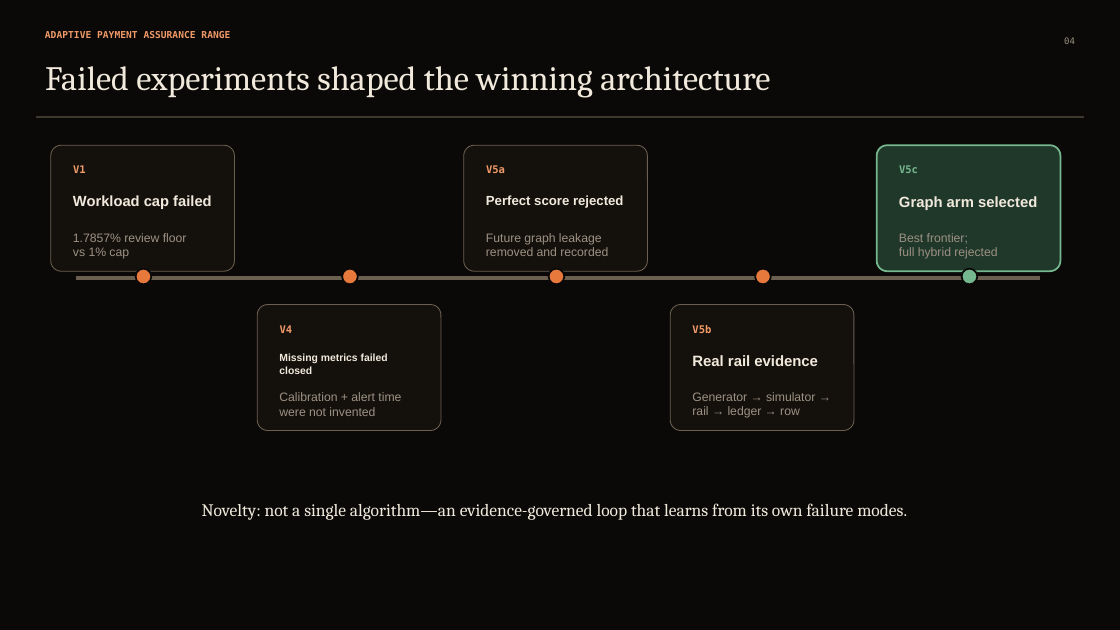
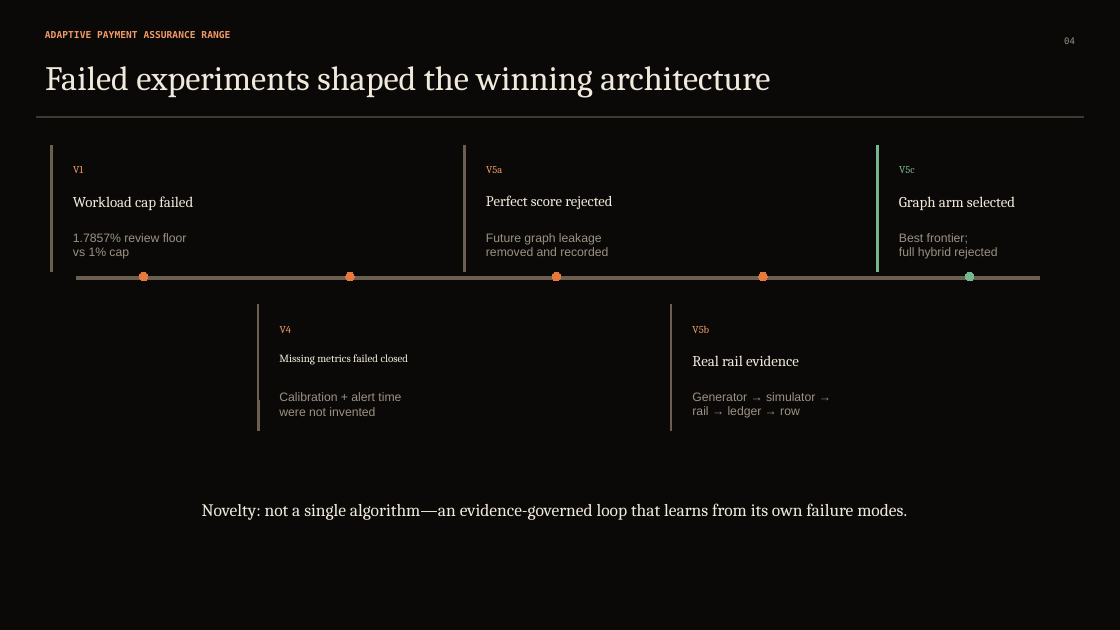
Before and after one commit to Dljdd/LedgerPeLabs, a slide deck: slide 4 of docs/submission/APAR_COMPETITION_DECK.pptx. Drawn at 1120x630 pixels with LibreOffice and Linux fonts; fonts in the diff are those of the drawing. Boxes give left, top, right and bottom in pixels: in the first picture for what was removed or moved away, otherwise in the second. Text is boxed around its words. In the diff, an @@ line names an element or a change of style, - is before the commit and + after.

Commit message:
design: refine competition deck editorial polish

```diff
--- a/docs/submission/APAR_COMPETITION_DECK.pptx
+++ b/docs/submission/APAR_COMPETITION_DECK.pptx
@@ rounded rectangle: place and size @@
-rounded rectangle at [50,145,234,271]
+rounded rectangle at [50,145,52,271]
@@ rounded rectangle: place and size @@
-rounded rectangle at [464,145,648,271]
+rounded rectangle at [464,145,465,271]
@@ rounded rectangle: place and size @@
-rounded rectangle at [877,145,1061,271]
+rounded rectangle at [877,145,879,271]
@@ rounded rectangle at [877,145,879,271]: fill #20382A to #75B78E; outline #75B78E 1.5 pt to #75B78E 0 pt @@
@@ font DejaVu Sans Mono to Cambria, bold off in 5 elements at [73,166,83,173], [280,326,291,333], [486,166,502,173], [692,326,709,333], [899,166,915,173] @@
@@ text "Workload cap failed" at [73,196,193,210]: size 12.6 to 12.8 pt, font Arial to Cambria, bold off @@
@@ text "Perfect score rejected" at [486,195,612,209]: size 11.4 to 12.6 pt, font Arial to Cambria, bold off @@
@@ text "Graph arm selected" at [899,196,1015,210]: size 12.7 to 12.8 pt, font Arial to Cambria, bold off @@
@@ ellipse: place and size @@
-ellipse at [135,269,151,285]
+ellipse at [139,272,148,281]
@@ ellipse: place and size @@
-ellipse at [342,269,358,285]
+ellipse at [345,272,354,281]
@@ outline #0A0907 1.5 pt to #E8793D 0 pt in 4 elements at [139,272,148,281], [759,272,767,281], [345,272,354,281], [552,272,560,281] @@
@@ ellipse: place and size @@
-ellipse at [549,269,565,285]
+ellipse at [552,272,560,281]
@@ ellipse: place and size @@
-ellipse at [755,269,771,285]
+ellipse at [759,272,767,281]
@@ ellipse: place and size @@
-ellipse at [962,269,978,285]
+ellipse at [965,272,974,281]
@@ ellipse at [965,272,974,281]: outline #0A0907 1.5 pt to #75B78E 0 pt @@
@@ rounded rectangle: place and size @@
-rounded rectangle at [257,304,441,430]
+rounded rectangle at [257,304,259,430]
@@ fill #14110D to #6B5F50; outline #6B5F50 0.75 pt to #6B5F50 0 pt in 4 elements at [50,145,52,271], [257,304,259,430], [464,145,465,271], [670,304,672,430] @@
@@ rounded rectangle: place and size @@
-rounded rectangle at [670,304,854,430]
+rounded rectangle at [670,304,672,430]
@@ text "Missing metrics failed closed" at [279,354,409,365]: size 8.9 to 9.4 pt, font Arial to Cambria, bold off @@
@@ text "Real rail evidence" at [692,355,799,366]: font Arial to Cambria, bold off @@
```
Also in this commit, not shown: 10 other slides changed, 2 other files.
